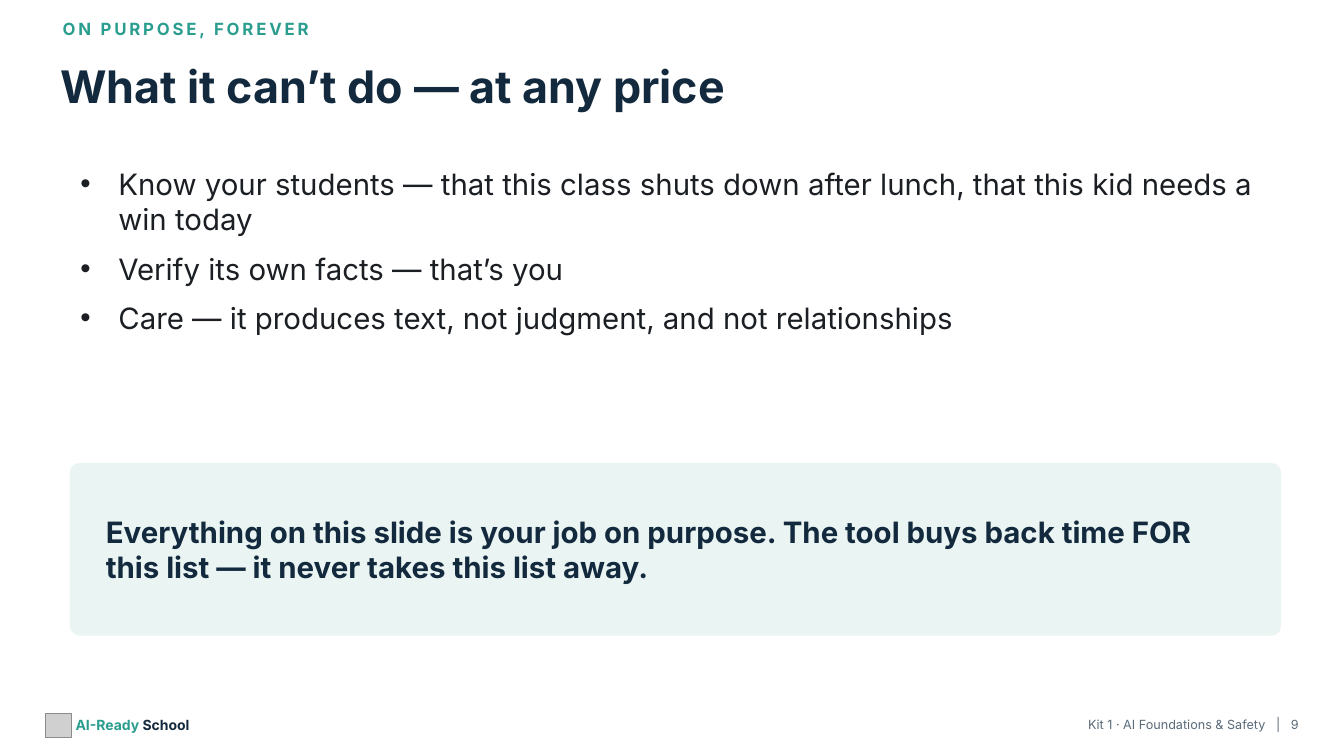
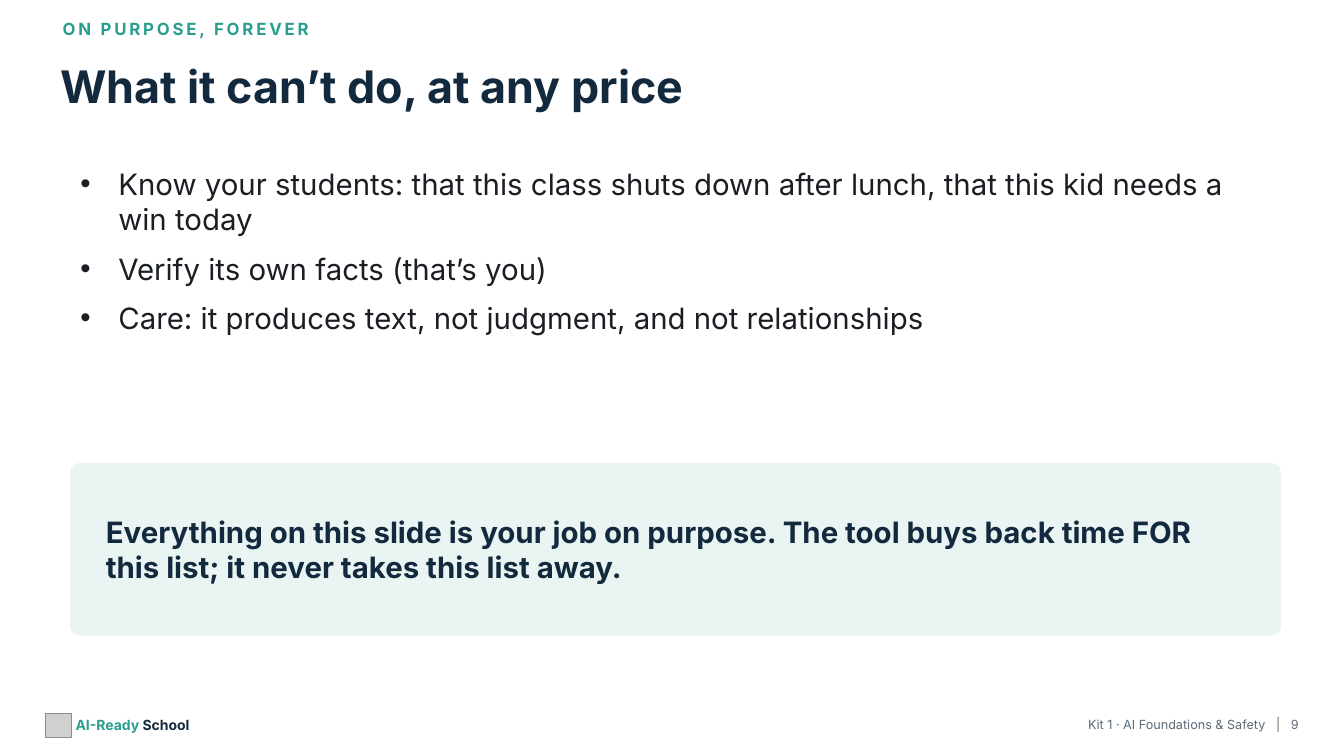
Before and after one commit to aspinozzi1/Ai-School-Ready, a slide deck: slide 9 of kits/kit01/Kit01_PresentationDeck.pptx. Drawn at 1344x756 pixels with LibreOffice and Linux fonts; fonts in the diff are those of the drawing; grey boxes stand for pictures. Boxes give left, top, right and bottom in pixels: in the first picture for what was removed or moved away, otherwise in the second. Text is boxed around its words. In the diff, an @@ line names an element or a change of style, - is before the commit and + after.

```diff
--- a/kits/kit01/Kit01_PresentationDeck.pptx
+++ b/kits/kit01/Kit01_PresentationDeck.pptx
@@ text at (x1=60, y1=68, x2=683, y2=113): text changed @@
-What it can’t do — at any price
+What it can’t do, at any price
@@ text at (x1=118, y1=172, x2=1223, y2=336): text changed @@
-• Know your students — that this class shuts down after lunch, that this kid needs a win today
-• Verify its own facts — that’s you
-• Care — it produces text, not judgment, and not relationships
+• Know your students: that this class shuts down after lunch, that this kid needs a win today
+• Verify its own facts (that’s you)
+• Care: it produces text, not judgment, and not relationships
@@ text at (x1=106, y1=520, x2=1191, y2=584): text changed @@
-Everything on this slide is your job on purpose. The tool buys back time FOR this list — it never takes this list away.
+Everything on this slide is your job on purpose. The tool buys back time FOR this list; it never takes this list away.
```
Also in this commit, not shown: 24 other slides changed, 20 other files.
